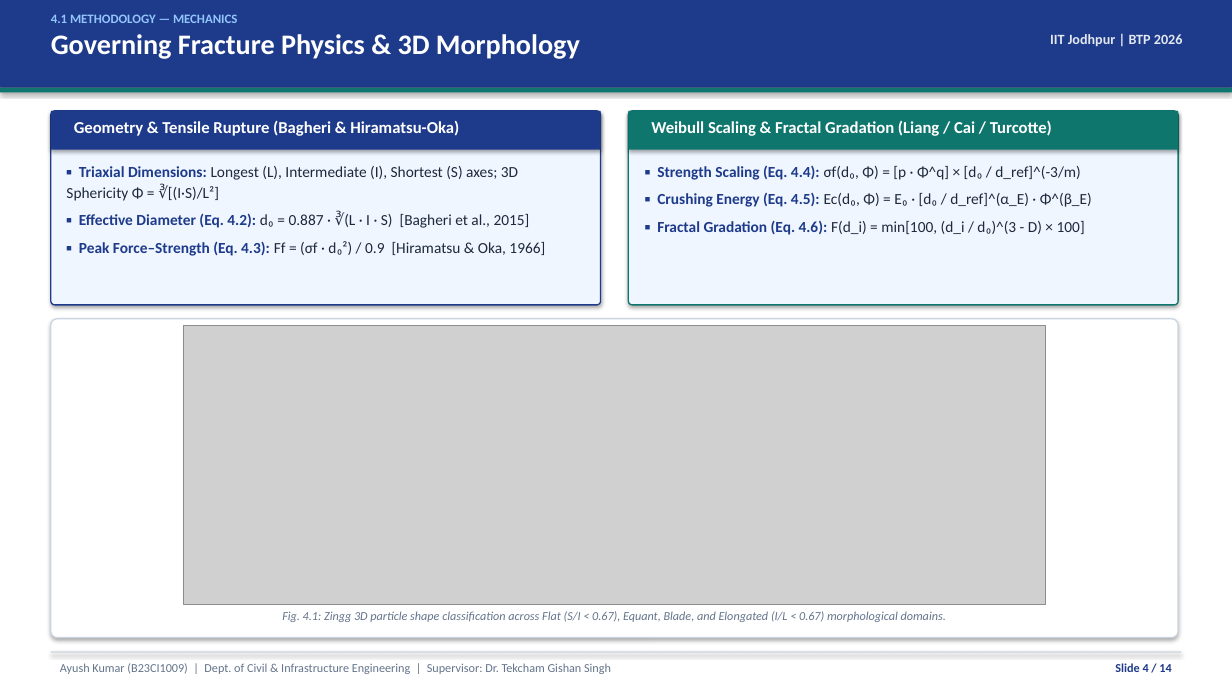
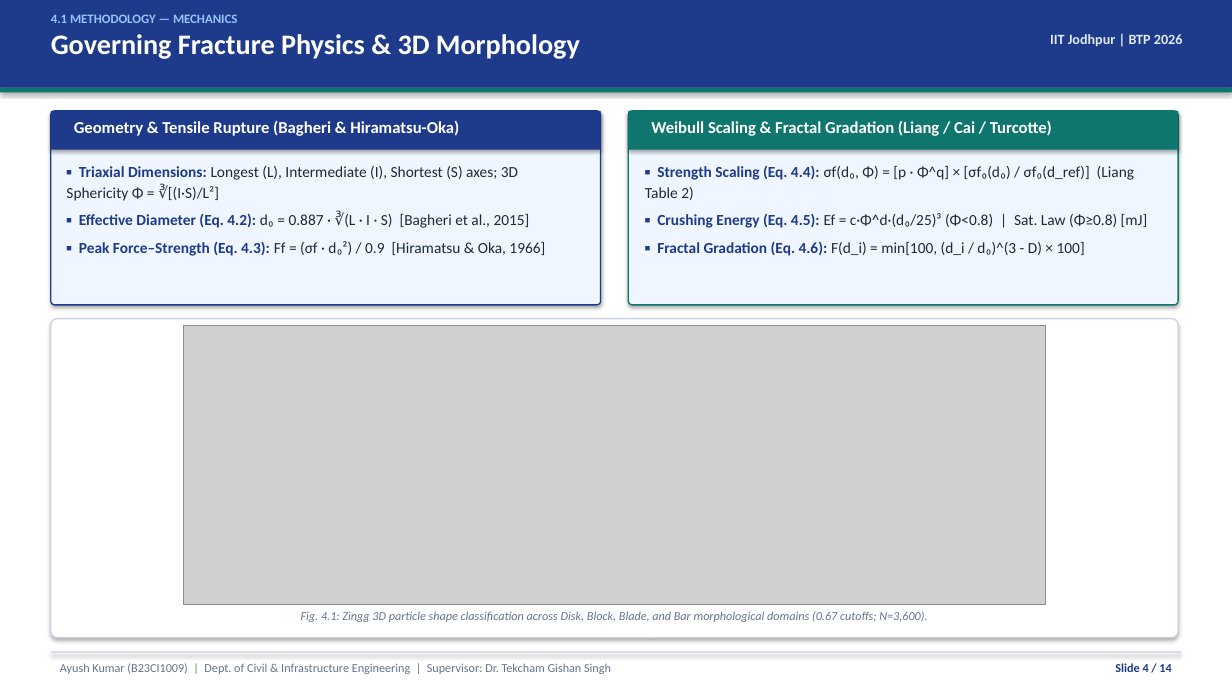
Before and after one commit to AyushhKumaar/BTP-Aggregate-ML, a slide deck: slide 4 of docs/BTP_IITJ_Presentation.pptx. Drawn at 1232x693 pixels with LibreOffice and Linux fonts; fonts in the diff are those of the drawing; grey boxes stand for pictures. Boxes give left, top, right and bottom in pixels: in the first picture for what was removed or moved away, otherwise in the second. Text is boxed around its words. In the diff, an @@ line names an element or a change of style, - is before the commit and + after.

```diff
--- a/docs/BTP_IITJ_Presentation.pptx
+++ b/docs/BTP_IITJ_Presentation.pptx
@@ text at box(645, 166, 1148, 228): text changed @@
-▪ Strength Scaling (Eq. 4.4): σf(d₀, Φ) = [p · Φ^q] × [d₀ / d_ref]^(-3/m)
-▪ Crushing Energy (Eq. 4.5): Ec(d₀, Φ) = E₀ · [d₀ / d_ref]^(α_E) · Φ^(β_E)
+▪ Strength Scaling (Eq. 4.4): σf(d₀, Φ) = [p · Φ^q] × [σf₀(d₀) / σf₀(d_ref)] (Liang Table 2)
+▪ Crushing Energy (Eq. 4.5): Ef = c·Φ^d·(d₀/25)³ (Φ<0.8) | Sat. Law (Φ≥0.8) [mJ]
@@ text at box(301, 611, 927, 622): text changed @@
-Fig. 4.1: Zingg 3D particle shape classification across Flat (S/I < 0.67), Equant, Blade, and Elongated (I/L < 0.67) morphological domains.
+Fig. 4.1: Zingg 3D particle shape classification across Disk, Block, Blade, and Bar morphological domains (0.67 cutoffs; N=3,600).
```
Also in this commit, not shown: 11 other slides changed, 11 other files.
